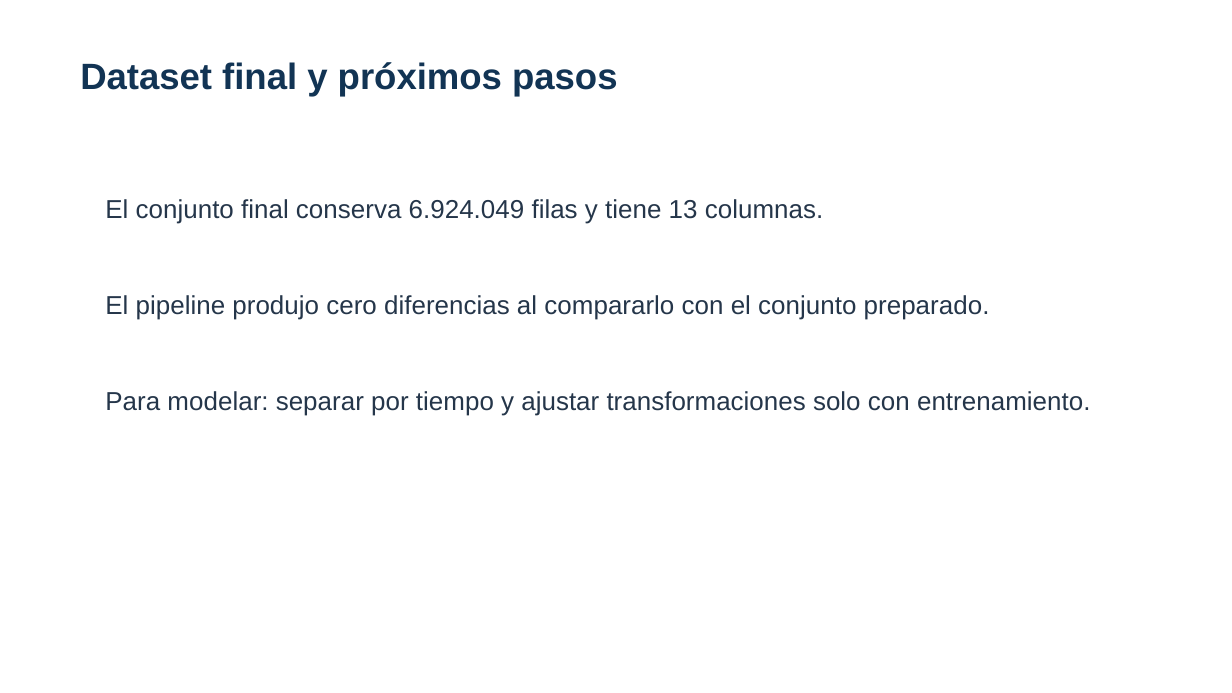
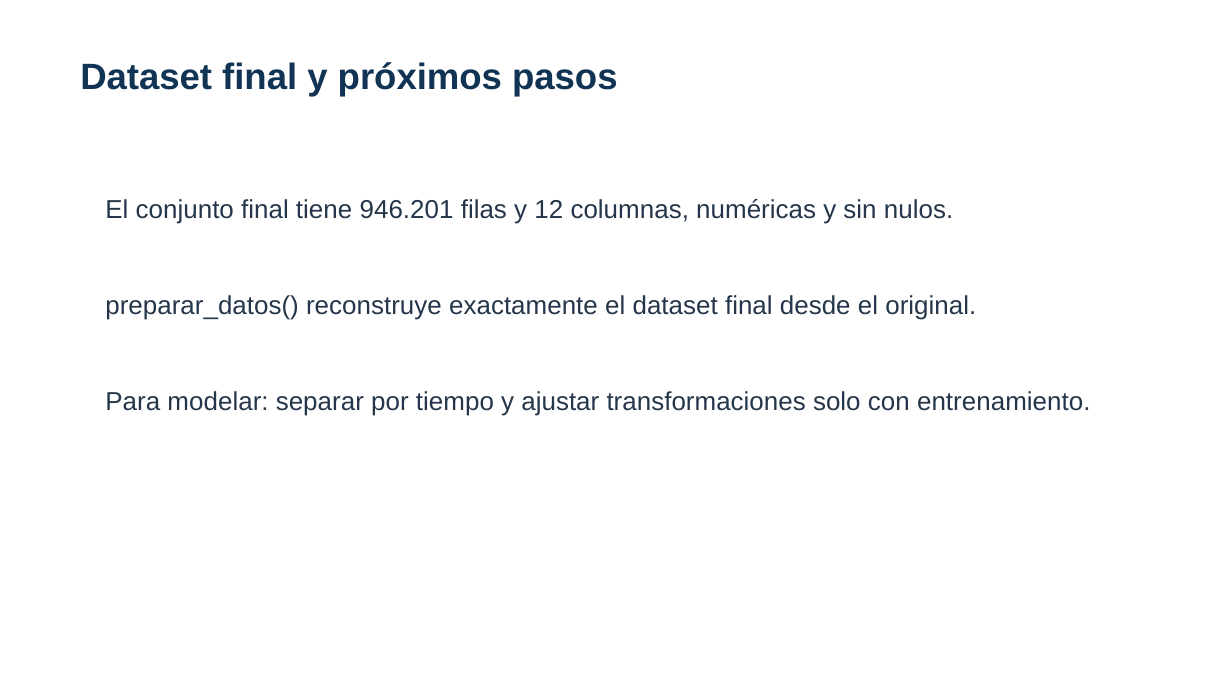
Before and after one commit to glender222/DataMining, a slide deck: slide 8 of informes/Presentacion_proyecto_borrador_v2.pptx. Drawn at 1232x693 pixels with LibreOffice and Linux fonts; fonts in the diff are those of the drawing. Boxes give left, top, right and bottom in pixels: in the first picture for what was removed or moved away, otherwise in the second. Text is boxed around its words. In the diff, an @@ line names an element or a change of style, - is before the commit and + after.

Commit message:
Actualizar presentación con los números de la data sucia
Diapositivas 3-9: ventana de 1.020.000 filas, 704 positivas (0,069 %),
medios de pago del dataset en proceso, calidad, variables nuevas y
dataset final de 946.201 x 12, alineados con el notebook y el informe.

```diff
--- a/informes/Presentacion_proyecto_borrador_v2.pptx
+++ b/informes/Presentacion_proyecto_borrador_v2.pptx
@@ text at [105, 199, 953, 224]: text changed @@
-El conjunto final conserva 6.924.049 filas y tiene 13 columnas.
+El conjunto final tiene 946.201 filas y 12 columnas, numéricas y sin nulos.
@@ text at [105, 295, 976, 320]: text changed @@
-El pipeline produjo cero diferencias al compararlo con el conjunto preparado.
+preparar_datos() reconstruye exactamente el dataset final desde el original.
```
Also in this commit, not shown: 6 other slides changed.
